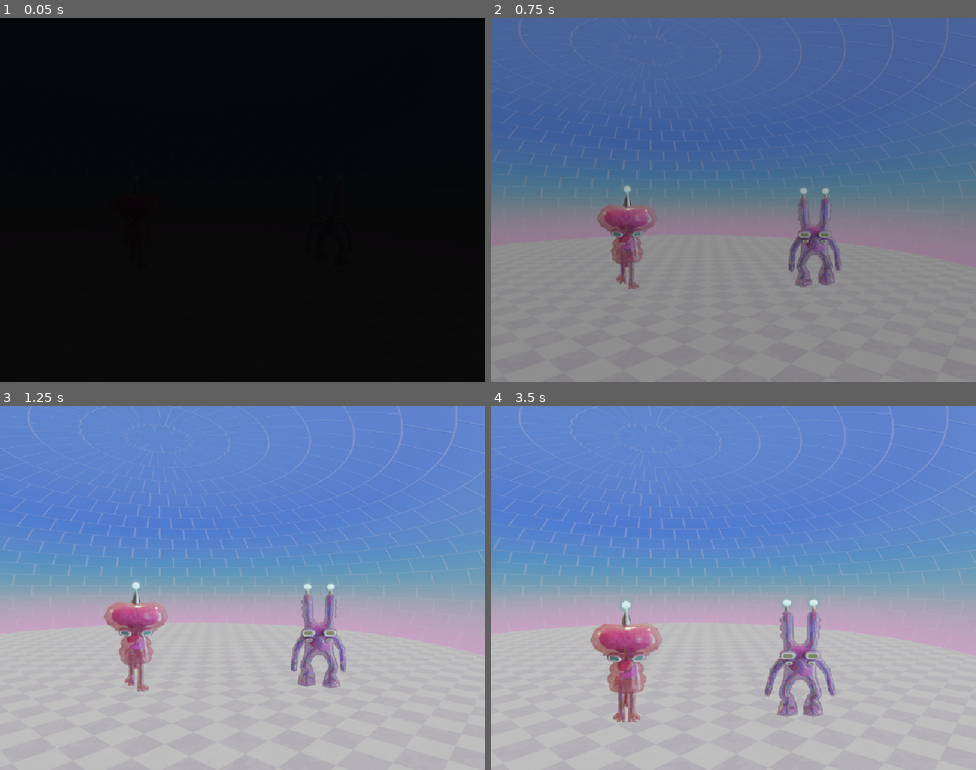
Above: before the commit, frames 1-4 (two rows, left to right).
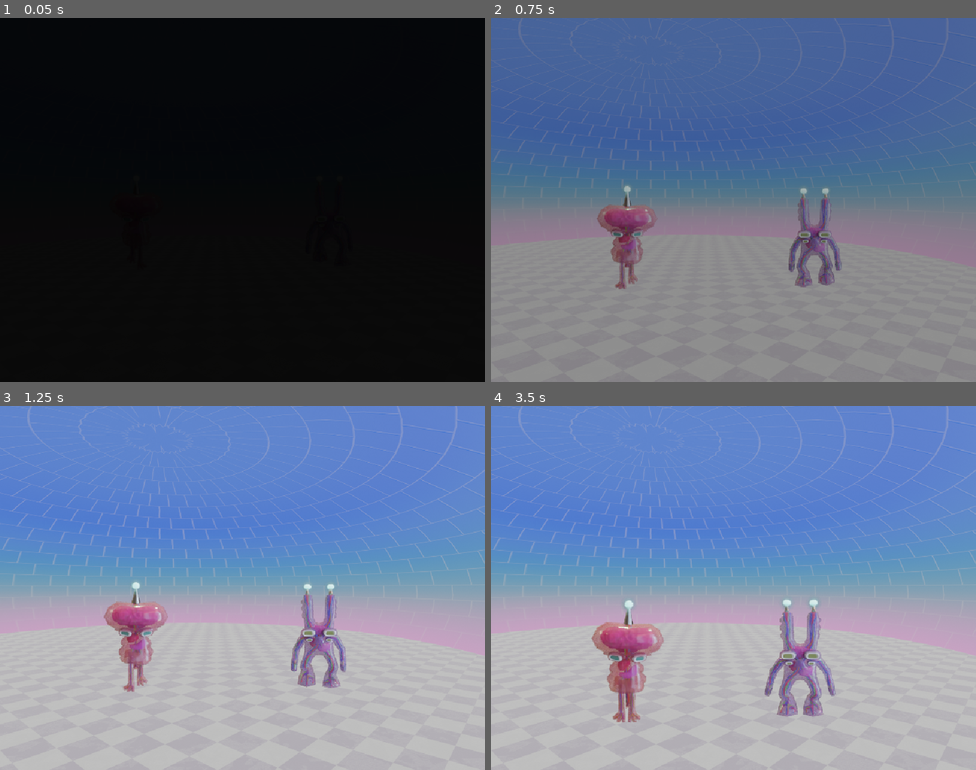
Above: after the commit, the same moments.

Repository: goudreinette/specimenz
Game: Godot game, scene res://rooms/comms_room/communications_room.tscn
The game is run twice, just before and just after one commit, with the same random seed, the same clock (stepped at 60 frames per second) and the same inputs. This scene is started directly instead of the project's main scene.
Inputs (mouse positions are in pixels of both pictures, inside the frame that each line leads up to):
- Up to frame 1 (0.05 s): no input
- Up to frame 2 (0.75 s): tap Enter (ui_accept) at 0.5 s; move the mouse to (840, 181) at 0.52 s; click (840, 181) at 0.67 s
- Up to frame 3 (1.25 s): tap Enter (ui_accept) at 0.77 s
- Up to frame 4 (3.5 s): drag from (636, 606) to (709, 660) at 1.27 s; move the mouse to (782, 507) at 2.02 s; click (782, 507) at 2.17 s; drag from (709, 660) to (588, 533) at 2.77 s

Frame 1 is identical in both runs. In frame 2, 0.2% of the frame differs, in the area x 24-31%, y 60-75%; in frame 3, 0.3%; in frame 4, 0.4%, in the area x 20-36%, y 53-83%.

Commit message:
pipette 12fps

Diff:
--- a/characters/Pipette.tscn
+++ b/characters/Pipette.tscn
@@ -256,7 +256,7 @@
 }],
 "loop": 1,
 "name": &"back",
-"speed": 24.0
+"speed": 12.0
 }, {
 "frames": [{
 "duration": 1.0,
@@ -264,7 +264,7 @@
 }],
 "loop": 1,
 "name": &"default",
-"speed": 24.0
+"speed": 12.0
 }, {
 "frames": [{
 "duration": 1.0,
@@ -305,7 +305,7 @@
 }],
 "loop": 1,
 "name": &"front",
-"speed": 24.0
+"speed": 12.0
 }, {
 "frames": [{
 "duration": 1.0,
@@ -382,7 +382,7 @@
 }],
 "loop": 1,
 "name": &"huh",
-"speed": 24.0
+"speed": 12.0
 }, {
 "frames": [{
 "duration": 1.0,
@@ -459,7 +459,7 @@
 }],
 "loop": 1,
 "name": &"idling",
-"speed": 24.0
+"speed": 12.0
 }, {
 "frames": [{
 "duration": 1.0,
@@ -500,7 +500,7 @@
 }],
 "loop": 1,
 "name": &"left",
-"speed": 24.0
+"speed": 12.0
 }, {
 "frames": [{
 "duration": 1.0,
@@ -541,7 +541,7 @@
 }],
 "loop": 1,
 "name": &"left_backward",
-"speed": 24.0
+"speed": 12.0
 }, {
 "frames": [{
 "duration": 1.0,
@@ -582,7 +582,7 @@
 }],
 "loop": 1,
 "name": &"left_forward",
-"speed": 24.0
+"speed": 12.0
 }, {
 "frames": [{
 "duration": 1.0,
@@ -695,7 +695,7 @@
 }],
 "loop": 1,
 "name": &"looking around",
-"speed": 24.0
+"speed": 12.0
 }, {
 "frames": [{
 "duration": 1.0,
@@ -736,7 +736,7 @@
 }],
 "loop": 1,
 "name": &"right",
-"speed": 24.0
+"speed": 12.0
 }, {
 "frames": [{
 "duration": 1.0,
@@ -777,7 +777,7 @@
 }],
 "loop": 1,
 "name": &"right_backward",
-"speed": 24.0
+"speed": 12.0
 }, {
 "frames": [{
 "duration": 1.0,
@@ -818,7 +818,7 @@
 }],
 "loop": 1,
 "name": &"right_forward",
-"speed": 24.0
+"speed": 12.0
 }, {
 "frames": [{
 "duration": 1.0,
@@ -847,7 +847,7 @@
 }],
 "loop": 1,
 "name": &"talking",
-"speed": 24.0
+"speed": 12.0
 }, {
 "frames": [{
 "duration": 1.0,
@@ -924,7 +924,7 @@
 }],
 "loop": 1,
 "name": &"waving",
-"speed": 24.0
+"speed": 12.0
 }]
 
 [node name="Pipette" type="Node2D" unique_id=2000619831]
@@ -938,9 +938,7 @@
 [node name="AnimatedSprite2D" type="AnimatedSprite2D" parent="." unique_id=750133325]
 scale = Vector2(0.5, 0.5)
 sprite_frames = SubResource("SpriteFrames_bsyeo")
-animation = &"talking"
-frame = 2
-frame_progress = 0.29056674
+animation = &"back"
 
 [node name="Timer" type="Timer" parent="." unique_id=1934291810]
 one_shot = true
